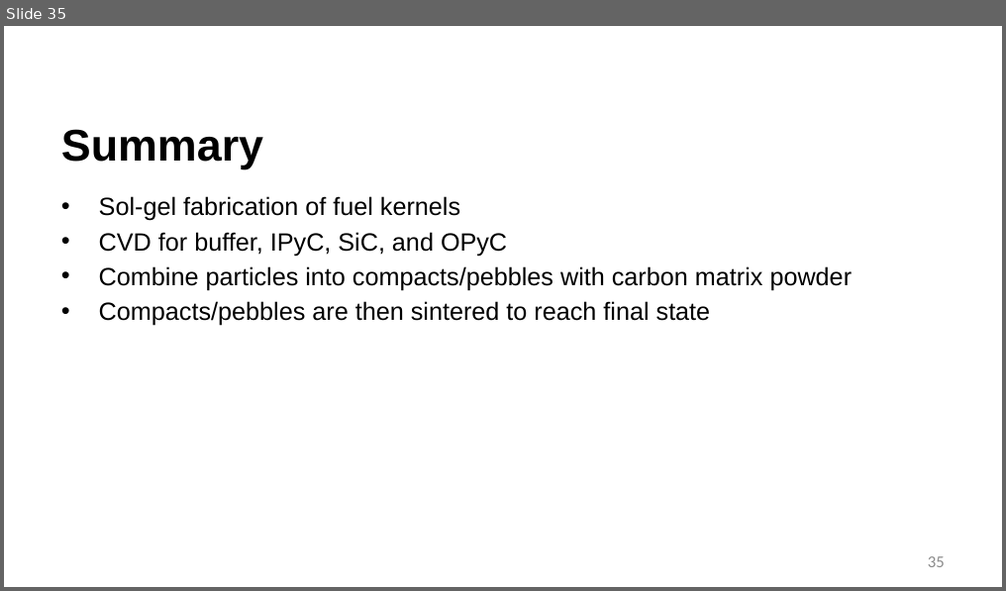
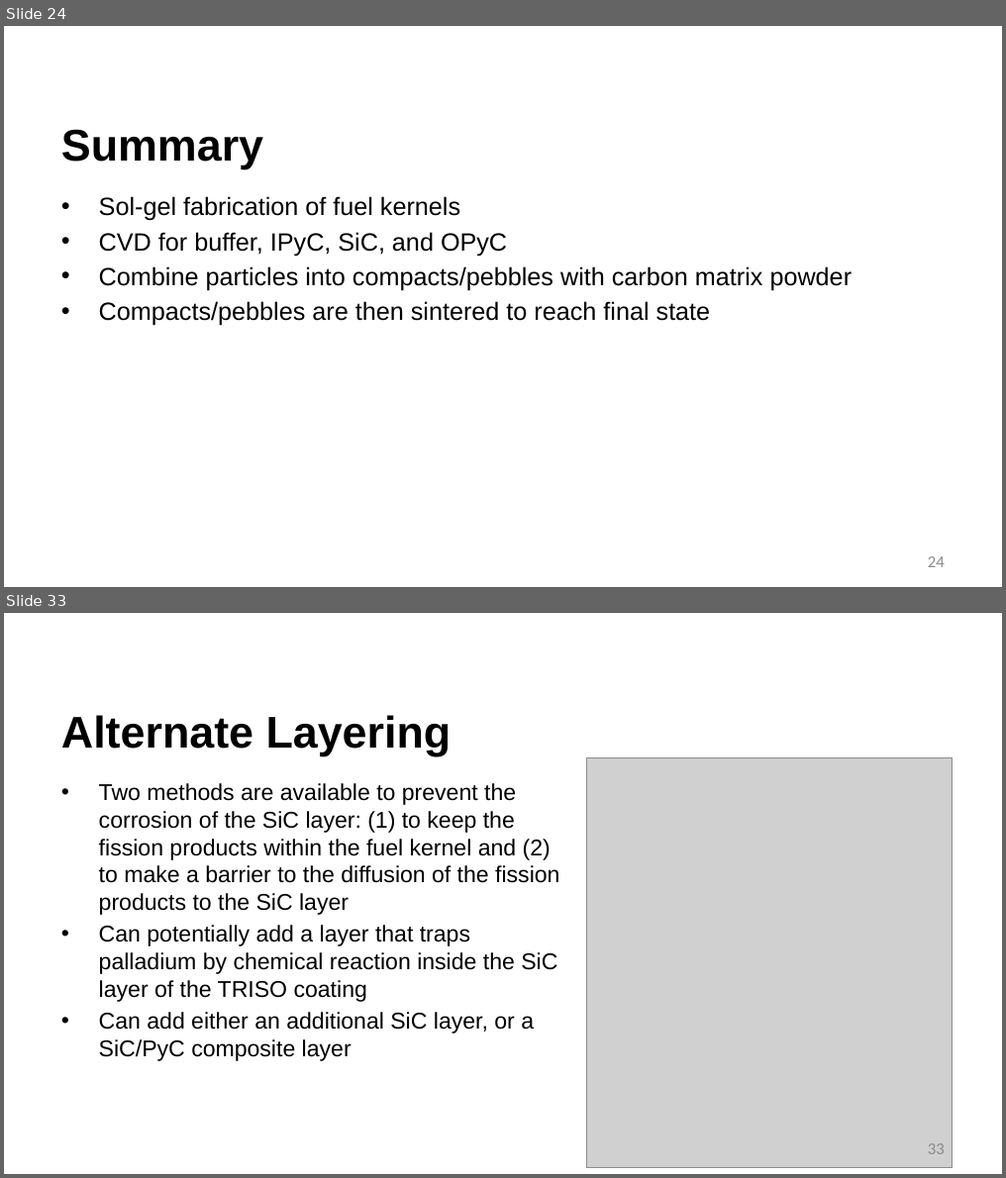
Before and after one commit to benbeeler/TEACHING, a slide deck: Advanced Reactor Materials/Fall2026/Lec6_TRISO.pptx. Shown one above the other, each under a label of ours: slide 35 before the commit, slides 24 and 33 after it; the slides between them are not shown. The pictures are 1006x591 and 1006x1178 pixels, drawn with LibreOffice and Linux fonts; fonts in the diff are those of the drawing; grey boxes stand for pictures; background and template pictures are left out. Boxes give left, top, right and bottom in pixels: in the first picture for what was removed or moved away, otherwise in the second. Text is boxed around its words. In the diff, an @@ line names an element or a change of style, - is before the commit and + after.

```diff
--- a/Advanced Reactor Materials/Fall2026/Lec6_TRISO.pptx
+++ b/Advanced Reactor Materials/Fall2026/Lec6_TRISO.pptx
@@ slide 33 added at (x1=4, y1=613, x2=1002, y2=1174), background #FFFFFF @@
@@ title added at (x1=61, y1=715, x2=451, y2=757), 42.7 pt, text #000000, bold @@
+Alternate Layering
@@ picture added at (x1=587, y1=759, x2=952, y2=1168) @@
@@ text added at (x1=99, y1=783, x2=559, y2=1061), 22 pt, text #000000 @@
+• Two methods are available to prevent the corrosion of the SiC layer: (1) to keep the fission products within the fuel kernel and (2) to make a barrier to the diffusion of the fission products to the SiC layer
+• Can potentially add a layer that traps palladium by chemical reaction inside the SiC layer of the TRISO coating
+• Can add either an additional SiC layer, or a SiC/PyC composite layer
@@ page number added at (x1=928, y1=1144, x2=944, y2=1155), 16 pt, text #8C8C8C @@
+33
@@ what was slide 35 is now slide 24 @@
@@ page number at (x1=928, y1=557, x2=944, y2=568): text changed @@
-35
+24
```
Also in this commit, not shown: 2 slides changed, 12 other slides added, 11 slides removed, 4 other files.
